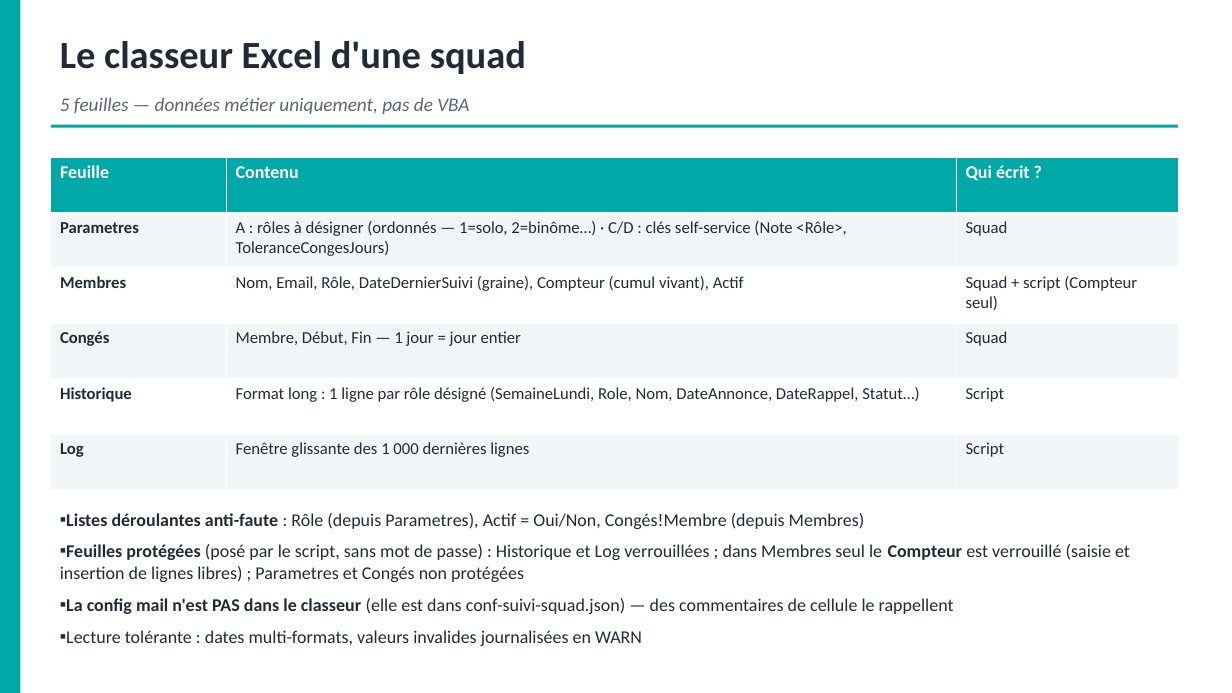
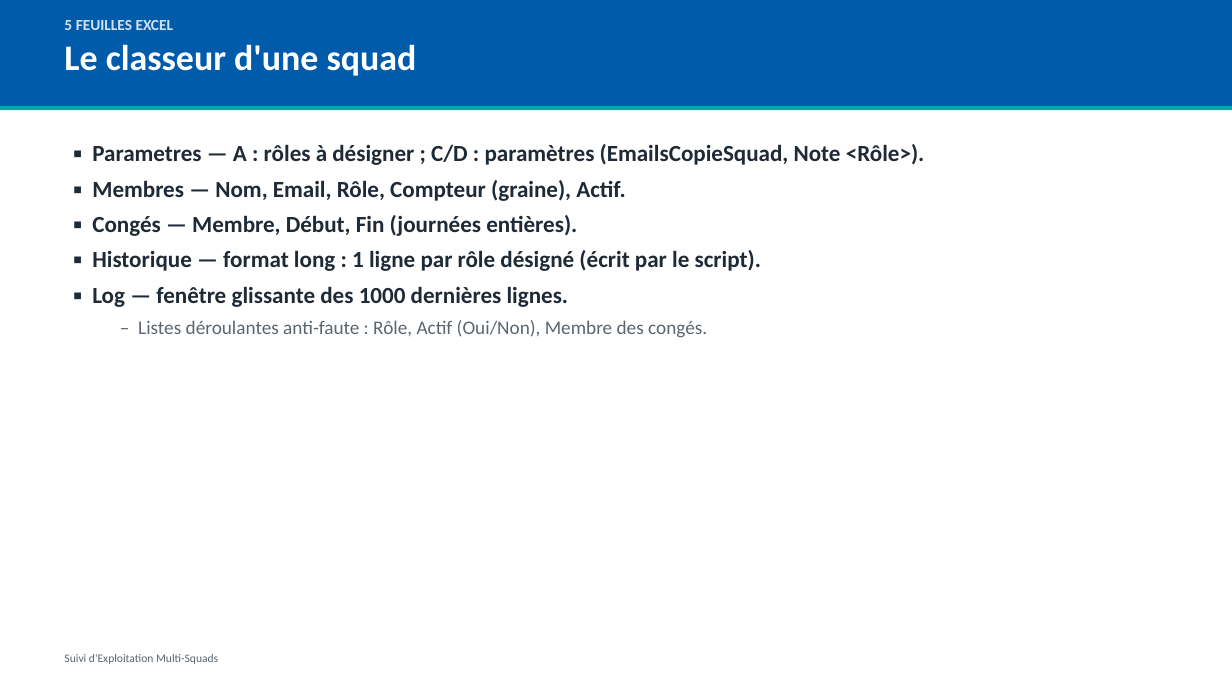
Before and after one commit to lucasyessad/mon_env, a slide deck: slide 6 of docs/Presentation-Suivi-Exploitation.pptx. Drawn at 1232x693 pixels with LibreOffice and Linux fonts; fonts in the diff are those of the drawing. Boxes give left, top, right and bottom in pixels: in the first picture for what was removed or moved away, otherwise in the second. Text is boxed around its words. In the diff, an @@ line names an element or a change of style, - is before the commit and + after.

```diff
--- a/docs/Presentation-Suivi-Exploitation.pptx
+++ b/docs/Presentation-Suivi-Exploitation.pptx
@@ rectangle removed at bbox=[0, 0, 20, 693] @@
@@ rectangle added at bbox=[0, 0, 1232, 106], fill #005BAA @@
@@ text at bbox=[64, 20, 417, 76]: text changed; size 30 to 28 pt; text colour #212B36 to #FFFFFF @@
-Le classeur Excel d'une squad
+5 FEUILLES EXCEL
+Le classeur d'une squad
@@ rectangle: place and size @@
-rectangle at bbox=[51, 125, 1178, 128]
+rectangle at bbox=[0, 106, 1232, 110]
@@ text removed at bbox=[60, 97, 469, 114] @@
-5 feuilles — données métier uniquement, pas de VBA
@@ text added at bbox=[92, 144, 925, 338], 18 pt, text #1F2A37, bold @@
+▪ Parametres — A : rôles à désigner ; C/D : paramètres (EmailsCopieSquad, Note <Rôle>).
+▪ Membres — Nom, Email, Rôle, Compteur (graine), Actif.
+▪ Congés — Membre, Début, Fin (journées entières).
+▪ Historique — format long : 1 ligne par rôle désigné (écrit par le script).
+▪ Log — fenêtre glissante des 1000 dernières lignes.
+  – Listes déroulantes anti-faute : Rôle, Actif (Oui/Non), Membre des congés.
@@ table removed at bbox=[51, 157, 1178, 490], 6 rows, 3 columns @@
-Feuille | Contenu | Qui écrit ?
-Parametres | A : rôles à désigner (ordonnés — 1=solo, 2=binôme…) · C/D : clés self-service (Note <Rôle>, ToleranceCongesJours) | Squad
-Membres | Nom, Email, Rôle, DateDernierSuivi (graine), Compteur (cumul vivant), Actif | Squad + script (Compteur seul)
-Congés | Membre, Début, Fin — 1 jour = jour entier | Squad
-Historique | Format long : 1 ligne par rôle désigné (SemaineLundi, Role, Nom, DateAnnonce, DateRappel, Statut…) | Script
-Log | Fenêtre glissante des 1 000 dernières lignes | Script
@@ text removed at bbox=[60, 513, 1130, 646] @@
-▪ Listes déroulantes anti-faute : Rôle (depuis Parametres), Actif = Oui/Non, Congés!Membre (depuis Membres)
-▪ Feuilles protégées (posé par le script, sans mot de passe) : Historique et Log verrouillées ; dans Membres seul le Compteur est verrouillé (saisie et insertion de lignes libres) ; Parametres et Congés non protégées
-▪ La config mail n'est PAS dans le classeur (elle est dans conf-suivi-squad.json) — des commentaires de cellule le rappellent
-▪ Lecture tolérante : dates multi-formats, valeurs invalides journalisées en WARN
@@ text added at bbox=[64, 654, 218, 664], 9 pt, text #5B6670 @@
+Suivi d'Exploitation Multi-Squads
```
Also in this commit, not shown: 2 other slides changed, 8 slides added, 10 slides removed, 7 other files.
